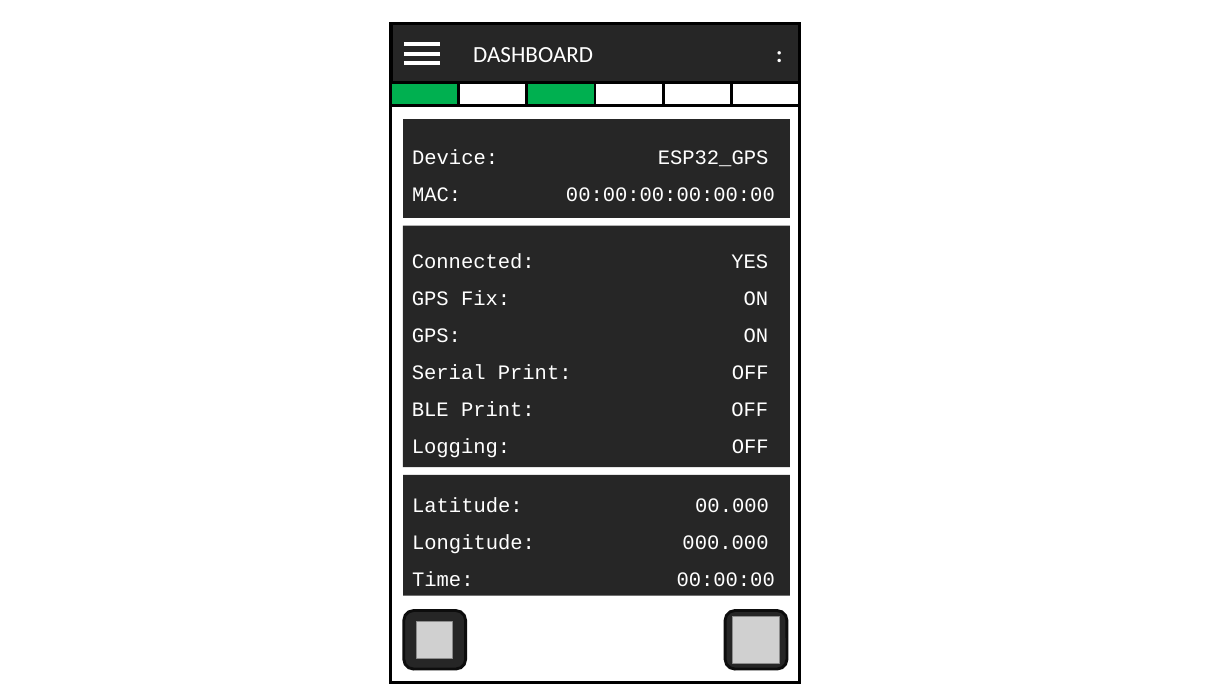
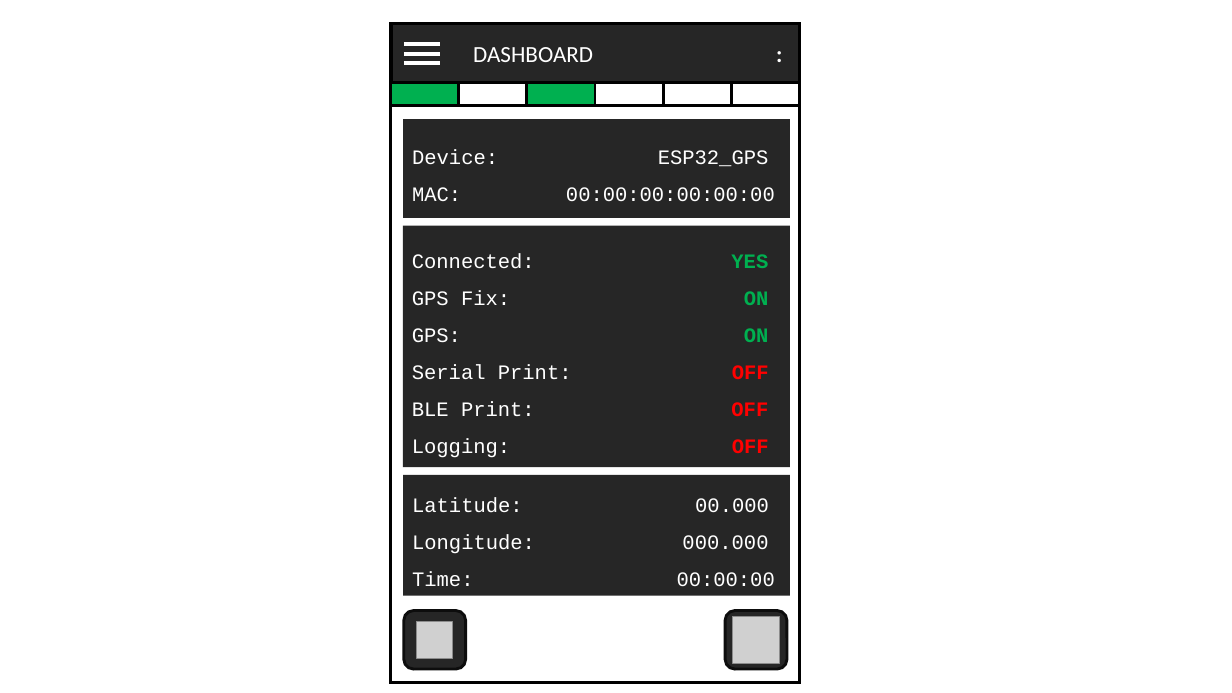
Before and after one commit to liuyal/Tiny_GPS_Logger, a slide deck: slide 1 of Test_Code/UI_examples/UI Mockup.pptx. Drawn at 1232x693 pixels with LibreOffice and Linux fonts; fonts in the diff are those of the drawing; grey boxes stand for pictures. Boxes give left, top, right and bottom in pixels: in the first picture for what was removed or moved away, otherwise in the second. Text is boxed around its words. In the diff, an @@ line names an element or a change of style, - is before the commit and + after.

```diff
--- a/Test_Code/UI_examples/UI Mockup.pptx
+++ b/Test_Code/UI_examples/UI Mockup.pptx
@@ rounded rectangle "Connected: YES" at bbox=[403, 226, 790, 467]: text colour #FFFFFF to #00B050 in "YES", "ON", "ON"; bold on in "YES", "ON", "ON", "OFF" and 2 more places; text colour #FFFFFF to #FF0000 in "OFF", "OFF", "OFF" @@
```
Also in this commit, not shown: 1 slide added, 9 other files.
